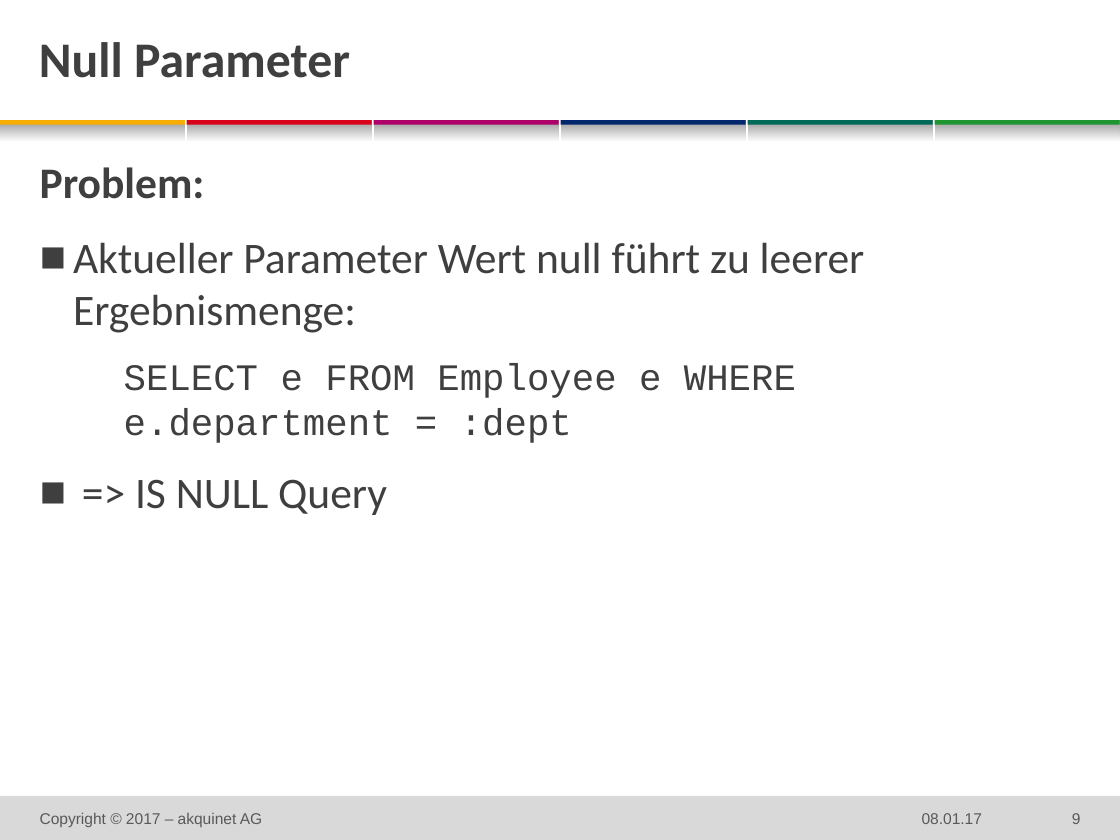
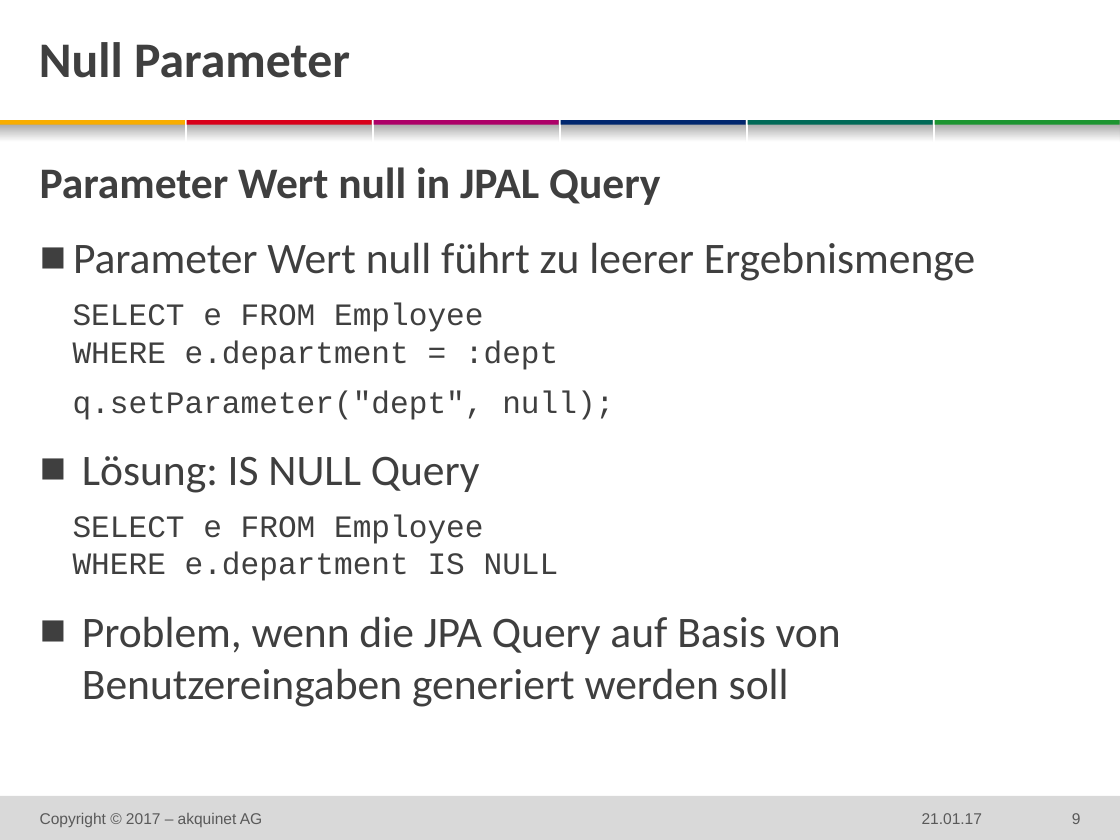
Before and after one commit to techatspree/jpapitfalls, a slide deck: slide 9 of 2016-xx-xx DF JPA Pitfalls.pptx. Drawn at 1120x840 pixels with LibreOffice and Linux fonts; fonts in the diff are those of the drawing; background and template pictures are left out. Boxes give left, top, right and bottom in pixels: in the first picture for what was removed or moved away, otherwise in the second. Text is boxed around its words. In the diff, an @@ line names an element or a change of style, - is before the commit and + after.

```diff
--- a/2016-xx-xx DF JPA Pitfalls.pptx
+++ b/2016-xx-xx DF JPA Pitfalls.pptx
@@ text at bbox=[40, 167, 975, 707]: text changed @@
-Problem:
-  ■ Aktueller Parameter Wert null führt zu leerer Ergebnismenge:
-    SELECT e FROM Employee e WHERE e.department = :dept
-  ■ => IS NULL Query
+Parameter Wert null in JPAL Query
+  ■ Parameter Wert null führt zu leerer Ergebnismenge
+    SELECT e FROM Employee
+    WHERE e.department = :dept
+    q.setParameter("dept", null);
+  ■ Lösung: IS NULL Query
+    SELECT e FROM Employee
+    WHERE e.department IS NULL
+  ■ Problem, wenn die JPA Query auf Basis von Benutzereingaben generiert werden soll
@@ text at bbox=[922, 813, 982, 824]: text changed @@
-08.01.17
+21.01.17
```
Also in this commit, not shown: 16 other slides changed, 1 other file.
